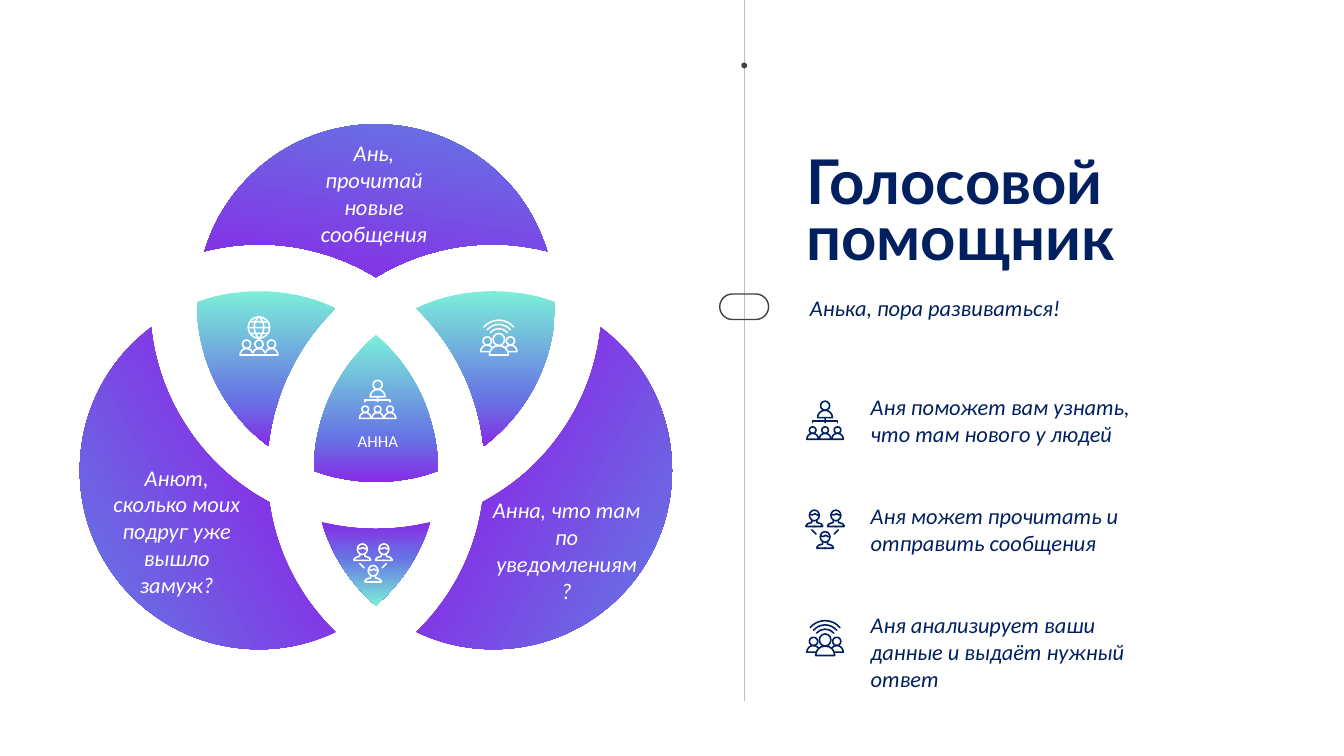
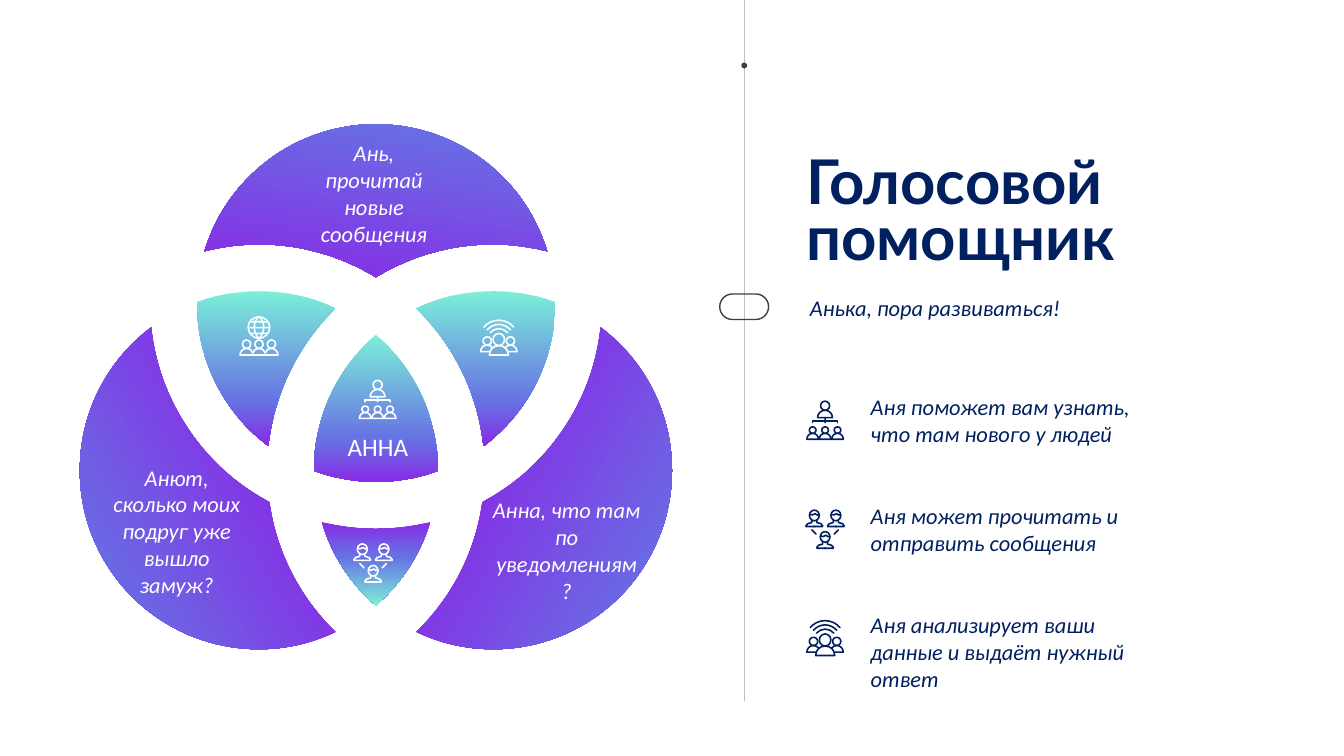
Before and after one commit to romka-best/NeoBrain_App, a slide deck: slide 12 of NeoBrain.pptx (slide 13 before the commit). Drawn at 1344x756 pixels with LibreOffice and Linux fonts; fonts in the diff are those of the drawing. Boxes give left, top, right and bottom in pixels: in the first picture for what was removed or moved away, otherwise in the second. Text is boxed around its words. In the diff, an @@ line names an element or a change of style, - is before the commit and + after.

```diff
--- a/NeoBrain.pptx
+++ b/NeoBrain.pptx
@@ text "АННА" at [348, 440, 409, 456]: size 12 to 18 pt @@
```
Also in this commit, not shown: 6 other slides changed, 1 slide added, 1 slide removed, 27 other files.
